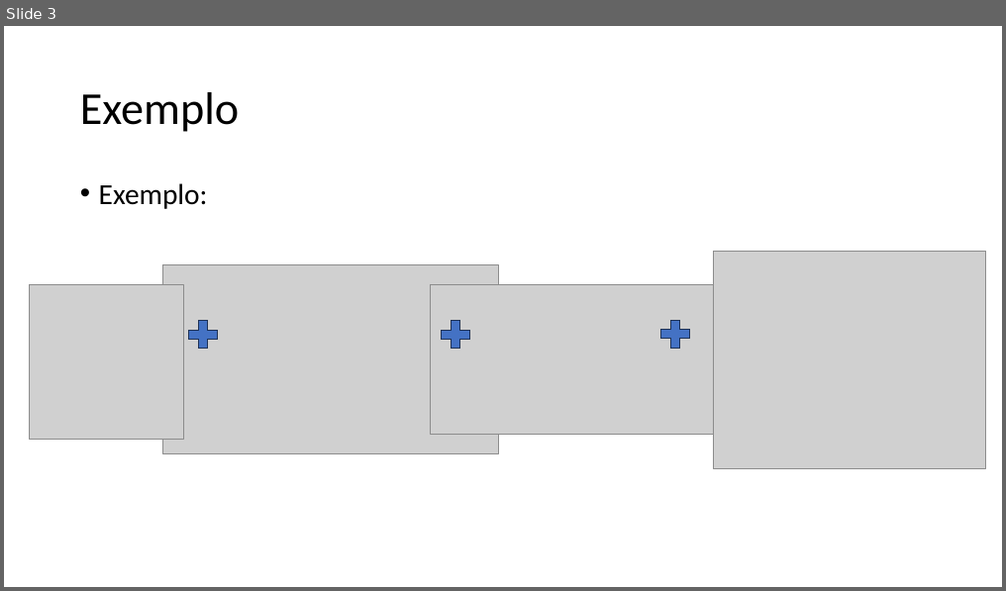
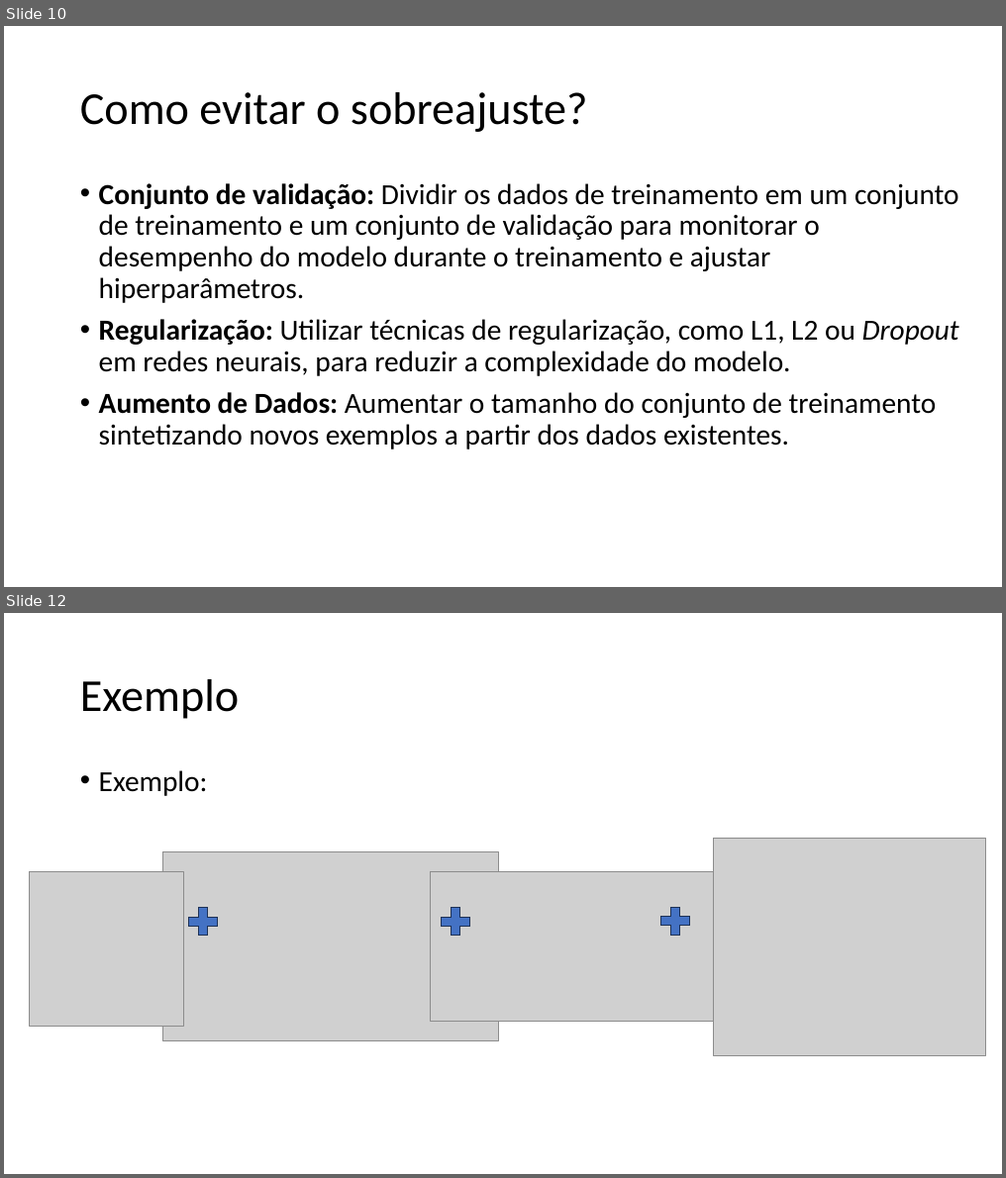
Before and after one commit to zz4fap/tp557-iot-ml, a slide deck: slides/TP557_13.pptx. Shown one above the other, each under a label of ours: slide 3 before the commit, slides 10 and 12 after it; the slides between them are not shown. The pictures are 1006x591 and 1006x1178 pixels, drawn with LibreOffice and Linux fonts; fonts in the diff are those of the drawing; grey boxes stand for pictures. Boxes give left, top, right and bottom in pixels: in the first picture for what was removed or moved away, otherwise in the second. Text is boxed around its words. In the diff, an @@ line names an element or a change of style, - is before the commit and + after.

```diff
--- a/slides/TP557_13.pptx
+++ b/slides/TP557_13.pptx
@@ slide 10 added at <box>4,26,1002,587</box>, background #FFFFFF @@
@@ title added at <box>80,92,587,132</box>, 44 pt, text #000000 @@
+Como evitar o sobreajuste?
@@ text added at <box>99,183,959,450</box>, 28 pt, text #000000 @@
+• Conjunto de validação: Dividir os dados de treinamento em um conjunto de treinamento e um conjunto de validação para monitorar o desempenho do modelo durante o treinamento e ajustar hiperparâmetros.
+• Regularização: Utilizar técnicas de regularização, como L1, L2 ou Dropout em redes neurais, para reduzir a complexidade do modelo.
+• Aumento de Dados: Aumentar o tamanho do conjunto de treinamento sintetizando novos exemplos a partir dos dados existentes.
@@ what was slide 3 is now slide 12 @@
```
Also in this commit, not shown: 3 slides changed, 8 other slides added, 3 other files.
